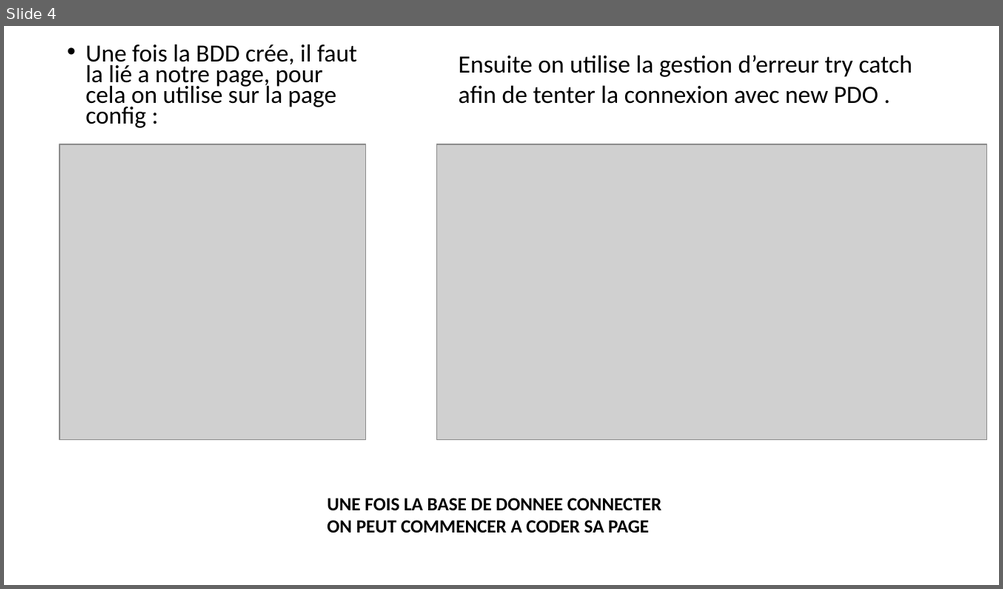
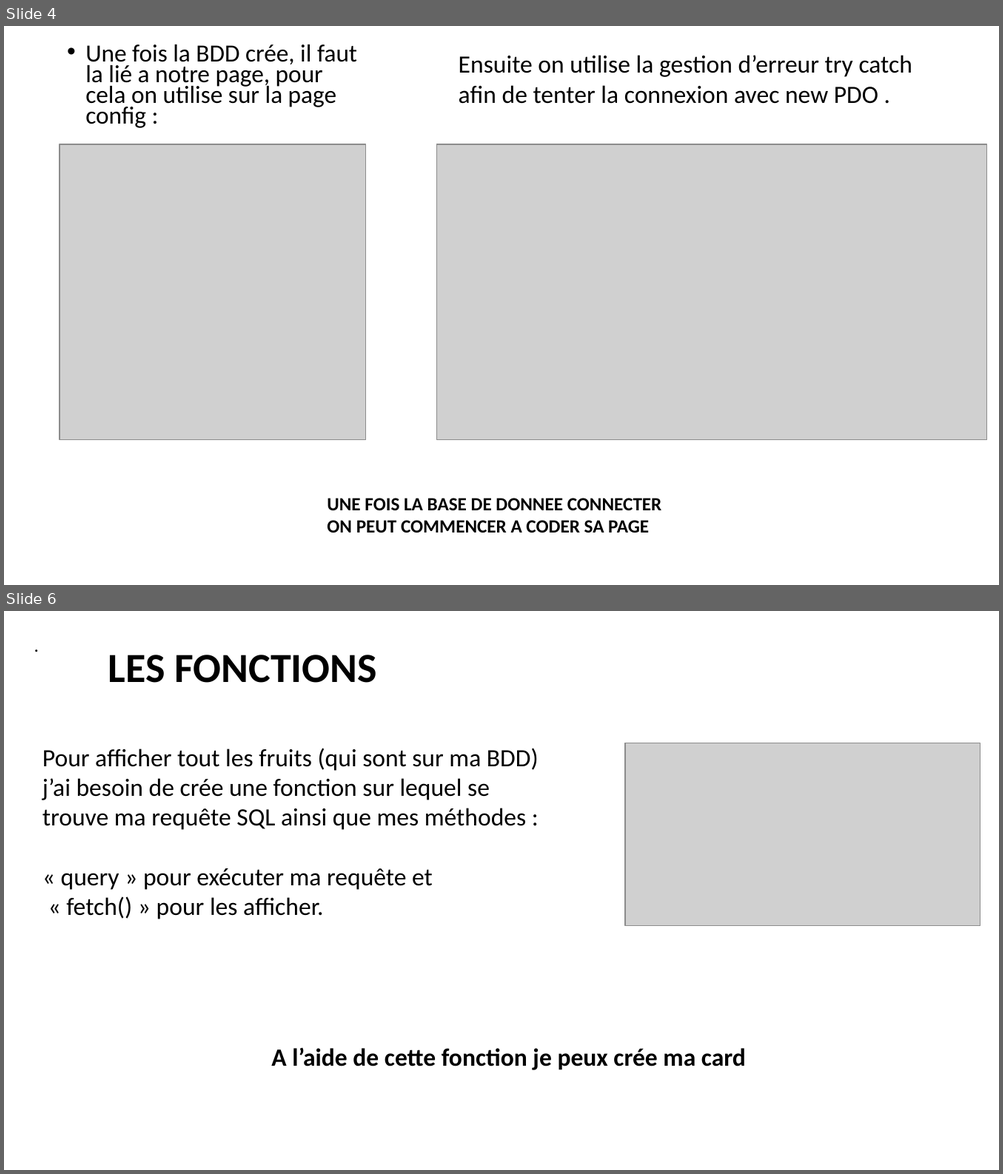
Before and after one commit to yamsmdj/OnePiece, a slide deck: bd/ONE PIECE.pptx. Shown one above the other, each under a label of ours: slide 4 before the commit, slides 4 and 6 after it; the slides between them are not shown. The pictures are 1003x589 and 1003x1174 pixels, drawn with LibreOffice and Linux fonts; fonts in the diff are those of the drawing; grey boxes stand for pictures. Boxes give left, top, right and bottom in pixels: in the first picture for what was removed or moved away, otherwise in the second. Text is boxed around its words. In the diff, an @@ line names an element or a change of style, - is before the commit and + after.

```diff
--- a/bd/ONE PIECE.pptx
+++ b/bd/ONE PIECE.pptx
@@ slide 6 added at (4, 611, 999, 1170), background #FFFFFF @@
@@ text added at (27, 629, 626, 660), 18 pt, text #000000 @@
+.
@@ text added at (108, 655, 376, 683), 40 pt, text #000000, bold @@
+LES FONCTIONS
@@ picture added at (625, 743, 980, 925) @@
@@ text added at (42, 748, 538, 920), 24 pt, text #000000 @@
+Pour afficher tout les fruits (qui sont sur ma BDD) j’ai besoin de crée une fonction sur lequel se trouve ma requête SQL ainsi que mes méthodes :
+« query » pour exécuter ma requête et
+« fetch() » pour les afficher.
@@ text added at (271, 1048, 745, 1071), 24 pt, text #000000, bold @@
+A l’aide de cette fonction je peux crée ma card
```
Also in this commit, not shown: 5 slides changed, 5 other slides added, 12 other files.
